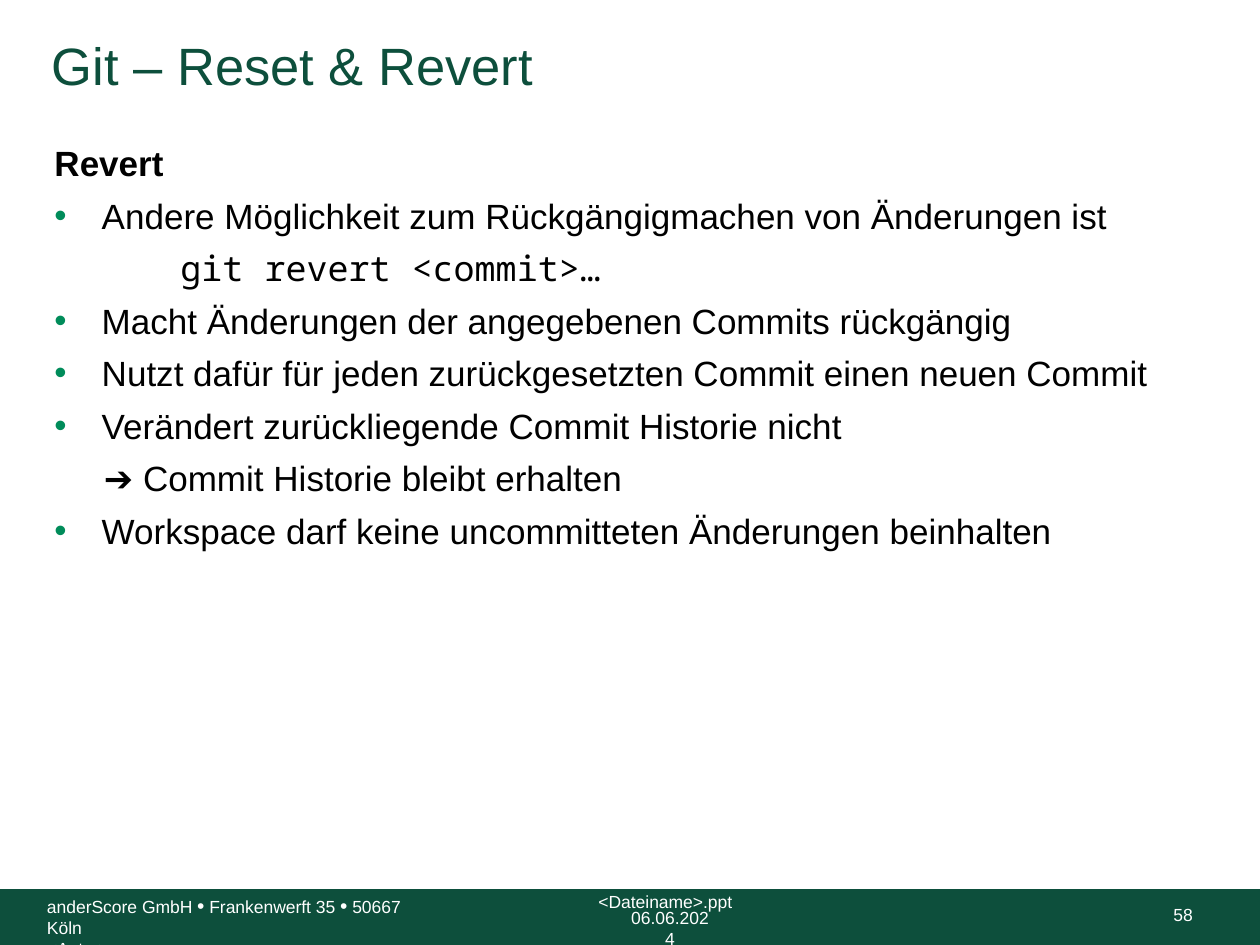
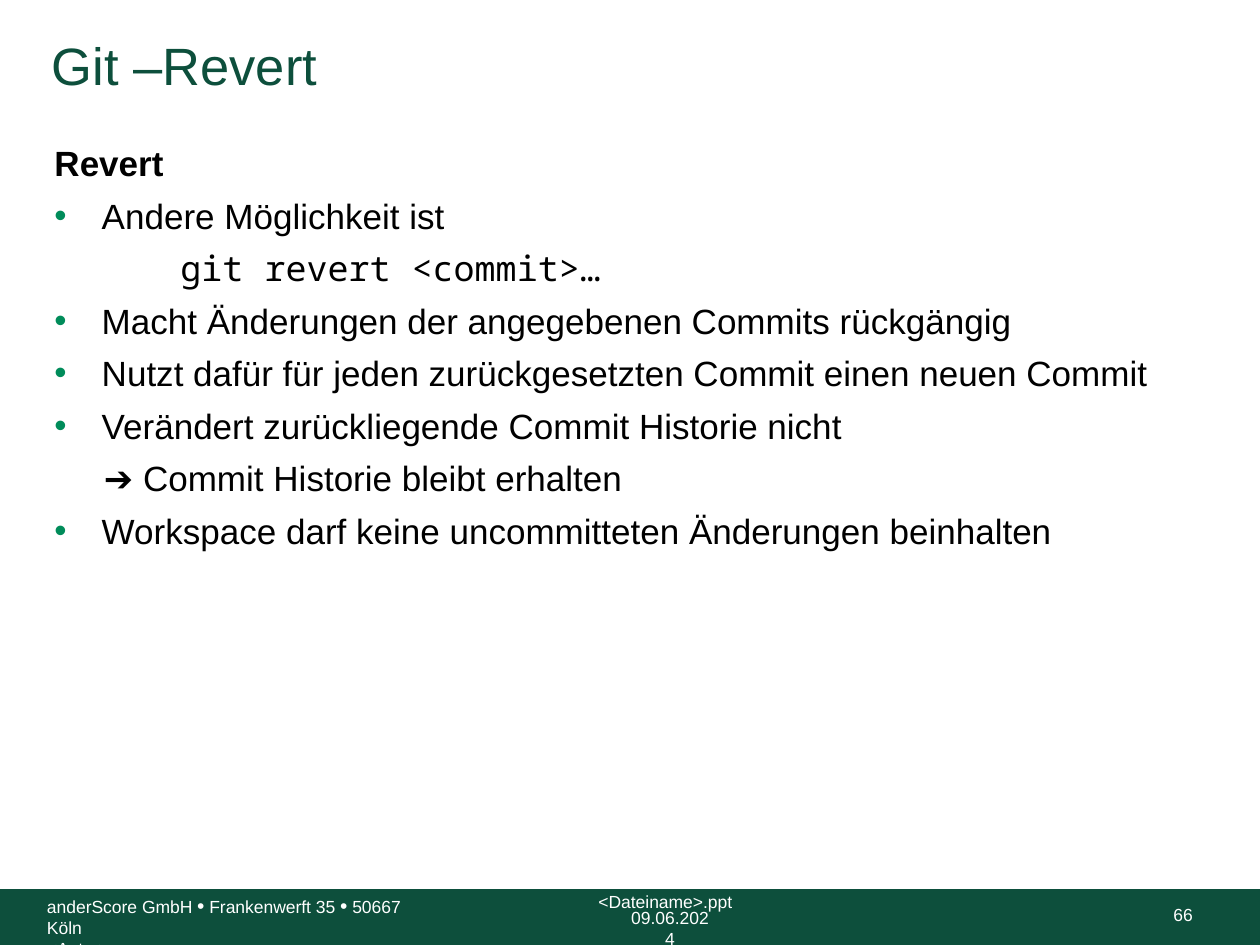
Before and after one commit to anderscore-gmbh/gitlab, a slide deck: slide 66 of slides/Tag-1_2-Git.pptx (slide 58 before the commit). Drawn at 1260x945 pixels with LibreOffice and Linux fonts; fonts in the diff are those of the drawing; background and template pictures are left out. Boxes give left, top, right and bottom in pixels: in the first picture for what was removed or moved away, otherwise in the second. Text is boxed around its words. In the diff, an @@ line names an element or a change of style, - is before the commit and + after.

```diff
--- a/slides/Tag-1_2-Git.pptx
+++ b/slides/Tag-1_2-Git.pptx
@@ title at (52, 47, 317, 86): text changed @@
-Git – Reset & Revert
+Git –Revert
@@ text at (102, 203, 444, 235): text changed @@
-• Andere Möglichkeit zum Rückgängigmachen von Änderungen ist
+• Andere Möglichkeit ist
@@ text at (631, 911, 709, 924): text changed @@
-06.06.2024
+09.06.2024
@@ page number at (1173, 908, 1192, 921): text changed @@
-58
+66
```
Also in this commit, not shown: 58 other slides changed, 9 slides added, 1 slide removed, 8 other files.
